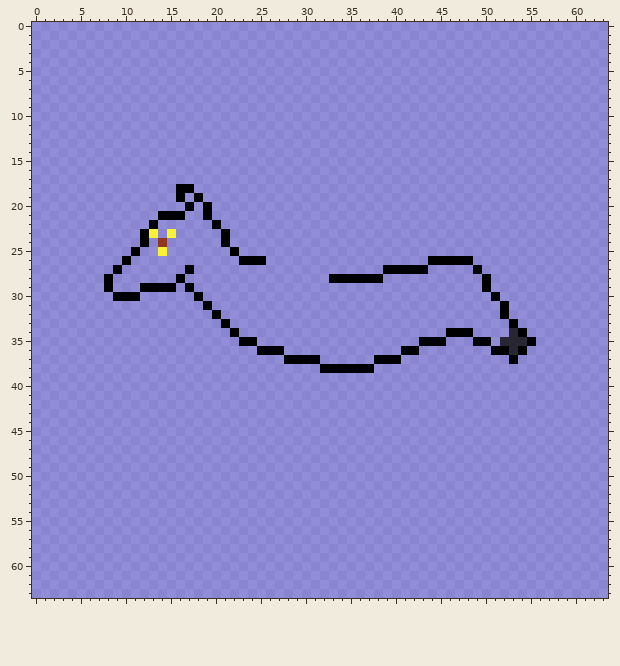
Pixel-art file, stored at Art Archive/Project Files/4_Trojan Bat/trojan-bat_default.aseprite. Above: the version before the commit.
64x64 pixels, 1 frame.
Now the later version:
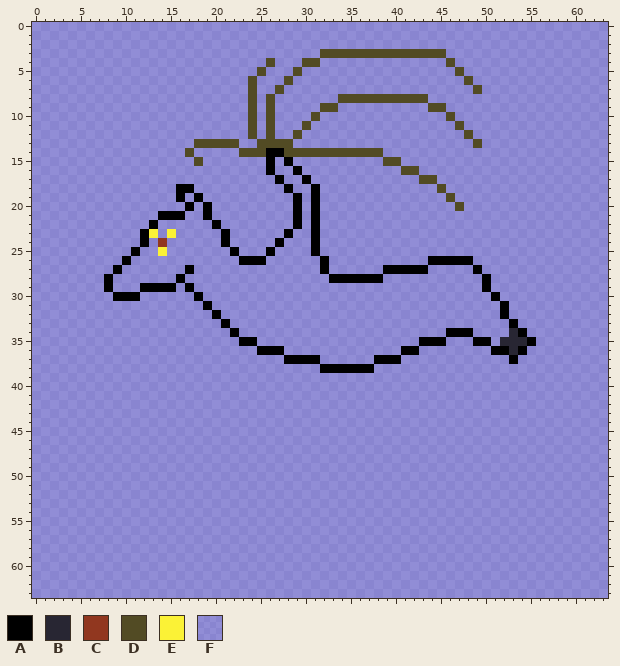
Palette (. is transparent): A #000000  B #282633  C #91371f  D #524b24  E #fbf236  F #5b6ee17d
The exact change:
Layer "wingstuff/arm":
The author changed colour F to colour A in row 14 at x 26 to 27; in row 15 at x 26 and 28; in row 16 at x 26 and 29; in row 17 at x 27 and 30; in row 18 at x 28 and 31; in rows 19 to 22 at x 29 and 31.
The author changed colour F to colour A in row 23 at x 28 and 31; in row 24 at x 27 and 31; in row 25 at x 26 and 31; in rows 26 to 27 at x 32.
The author changed colour F to colour D in row 3 at x 32 to 45; in row 4 at x 26, 30 to 31 and 46; in row 5 at x 25, 29 and 47; in row 6 at x 24, 28 and 48; in row 7 at x 24, 27 and 49; in row 8 at x 24, 26 and 34 to 43.
The author changed colour F to colour D in row 9 at x 24, 26, 32 to 33 and 44 to 45; in row 10 at x 24, 26, 31 and 46; in row 11 at x 24, 26, 30 and 47; in row 12 at x 24, 26, 29 and 48; in row 13 at x 18 to 22, 25 to 28 and 49; in row 14 at x 17, 23 to 25 and 28 to 38.
The author changed colour F to colour D in row 15 at x 18 and 39 to 40; in row 16 at x 41 to 42; in row 17 at x 43 to 44; in row 18 at x 45; in row 19 at x 46; in row 20 at x 47.
